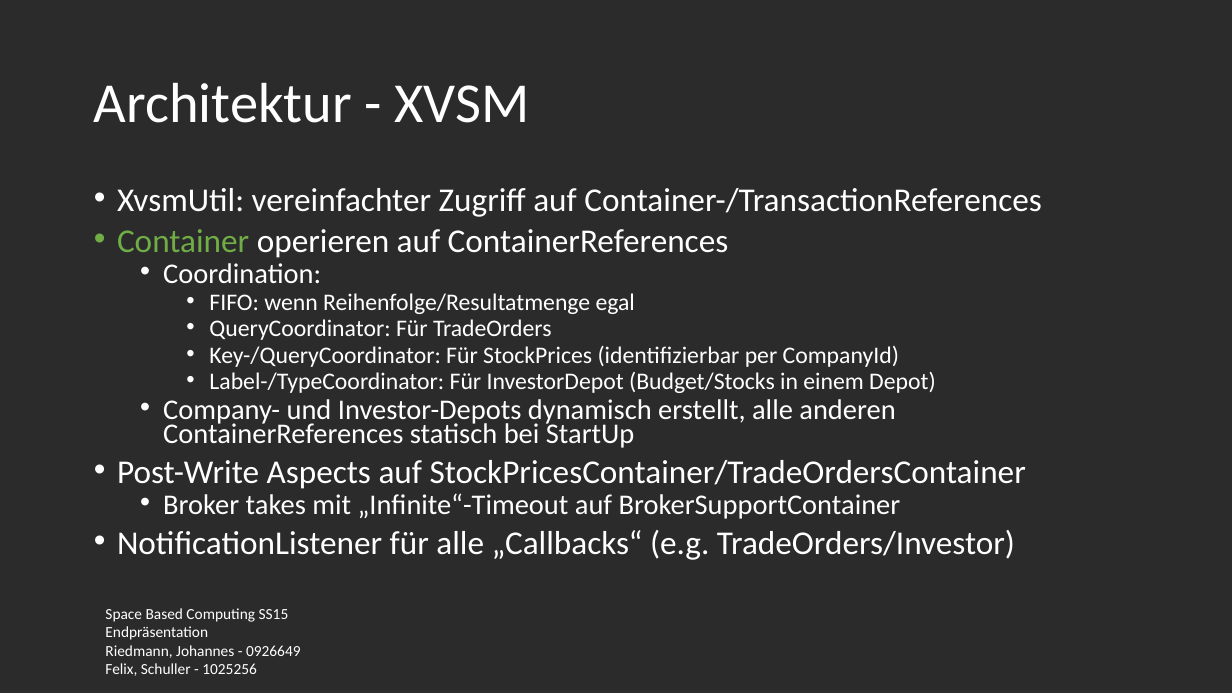
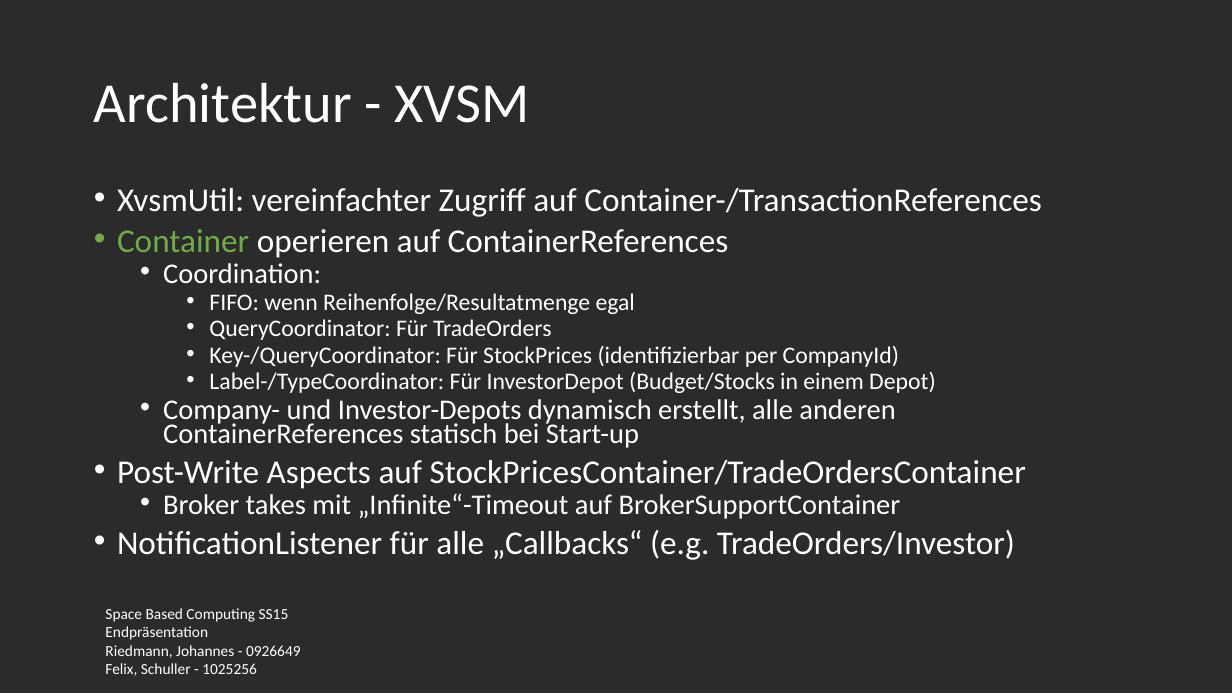
Before and after one commit to fexman/SpaceBasedSS15GsiLuetNit, a slide deck: slide 5 of presentation/presentation.pptx. Drawn at 1232x693 pixels with LibreOffice and Linux fonts; fonts in the diff are those of the drawing; background and template pictures are left out; a plain dark background stands for a picture behind light text. Boxes give left, top, right and bottom in pixels: in the first picture for what was removed or moved away, otherwise in the second. Text is boxed around its words. In the diff, an @@ line names an element or a change of style, - is before the commit and + after.

```diff
--- a/presentation/presentation.pptx
+++ b/presentation/presentation.pptx
@@ text at (163,399,895,448): text changed @@
-  • Company- und Investor-Depots dynamisch erstellt, alle anderen ContainerReferences statisch bei StartUp
+  • Company- und Investor-Depots dynamisch erstellt, alle anderen ContainerReferences statisch bei Start-up
```
Also in this commit, not shown: 7 other slides changed.
